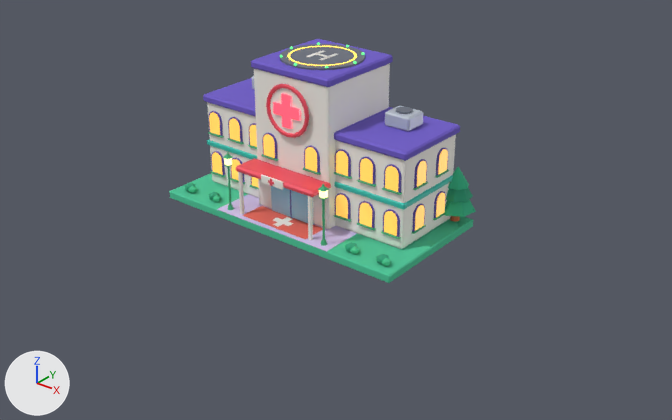
A saved change to the glTF model assets/models/buildings/bld_hospital.glb.
Before and after are seen from a camera (50 mm lens) standing at (30.9, -36.9, 23.1) and looking at (2.0, -0.7, 0.7). The axes (+X, +Y, +Z) are drawn at lower left. The lights are the same throughout. The first picture is the older version. Vertices at exactly the same position are counted once.

The first picture shows 'bld_hospital'.
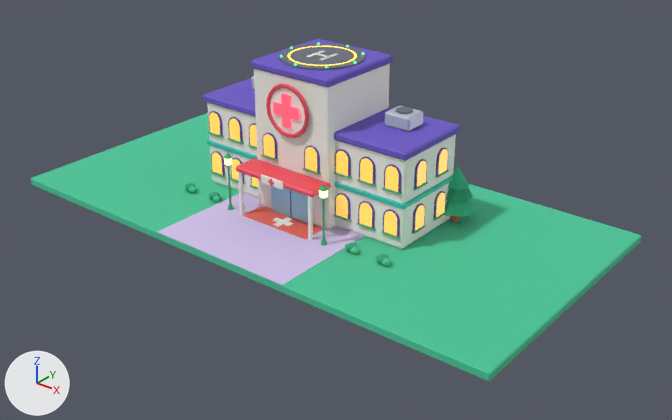
Changed parts and their boxes (x1, y1, x2, y2) in the pictures (672 x 420 px; the box of a moved part takes in the faces that stretch with it):
'bld_hospital', reshaped (99% wider, 40% taller)
    before: (170, 39, 476, 283)
    after: (31, 39, 641, 381)
part 1 of me_bld_hospital_body, moved or reshaped
    before: (170, 173, 473, 283)
    after: (31, 113, 641, 381)
part 2 of me_bld_hospital_body, moved or reshaped
    before: (217, 194, 357, 252)
    after: (158, 192, 364, 285)

Edits to the bpy script that builds the scene:
```text
Change me_bld_hospital_body:
    used by ob_bld_hospital; location = (0.0, 0.0, 0.0)
    remove me_bld_hospital_body.from_pydata(...)  # 2820 vertices, 5112 faces; spans x -8.2..8.3, y -4.0..4.3, z -0.3..8.9
    add me_bld_hospital_body.from_pydata(...)  # 2820 vertices, 5112 faces; spans x -16.0..16.0, y -8.0..8.0, z -0.3..8.9
    me_bld_hospital_body part 1: the loose piece of 24 vertices spanning x -8.0..8.0, y -4.0..4.0, z -0.3..0.2 is scaled about its middle by (2.01, 2.01, 1)
    me_bld_hospital_body part 2: the loose piece of 8 vertices spanning x -4.0..4.0, y -4.0..-0.8, z 0.2 is scaled about its middle by (1.12, 2.19, 1), then moved by (0.0, -2.1, 0.0)
```
